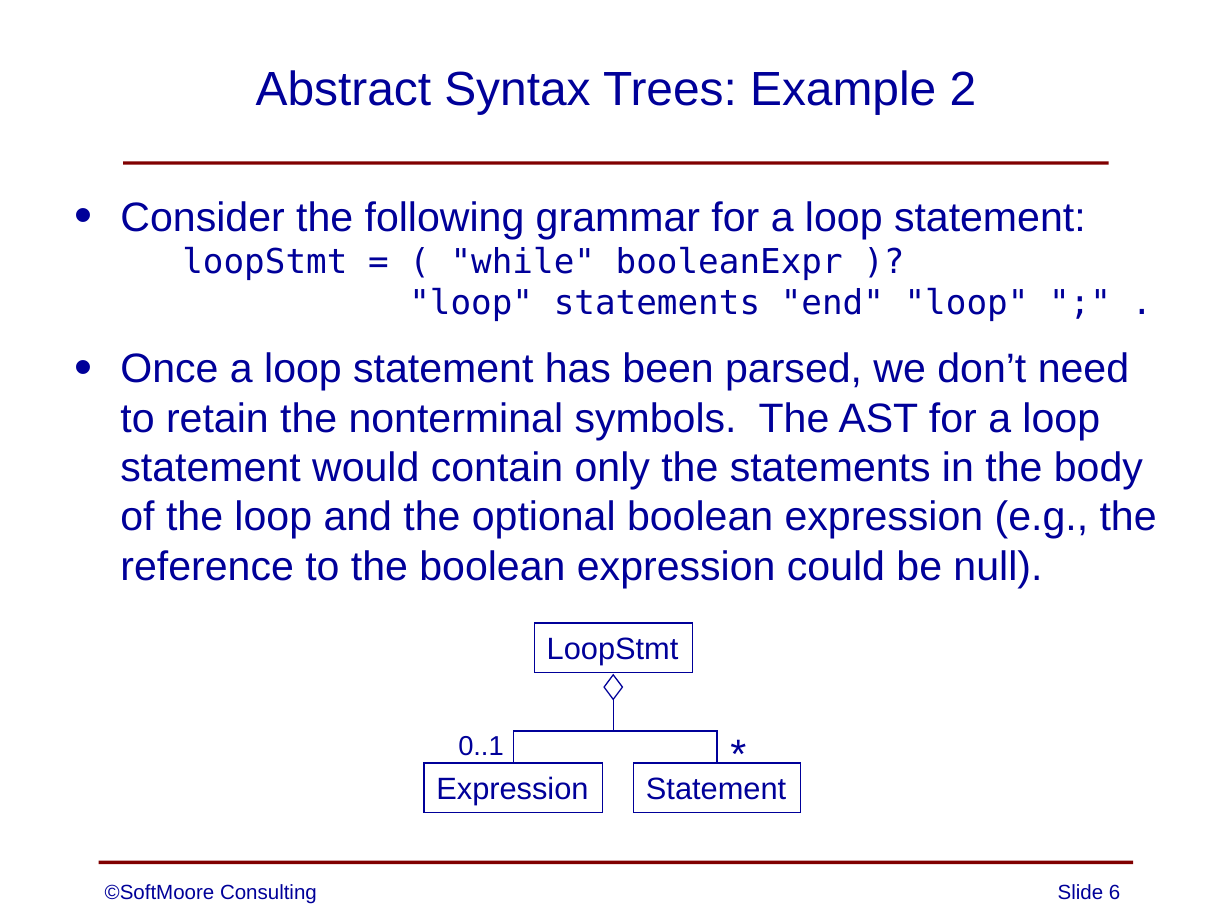
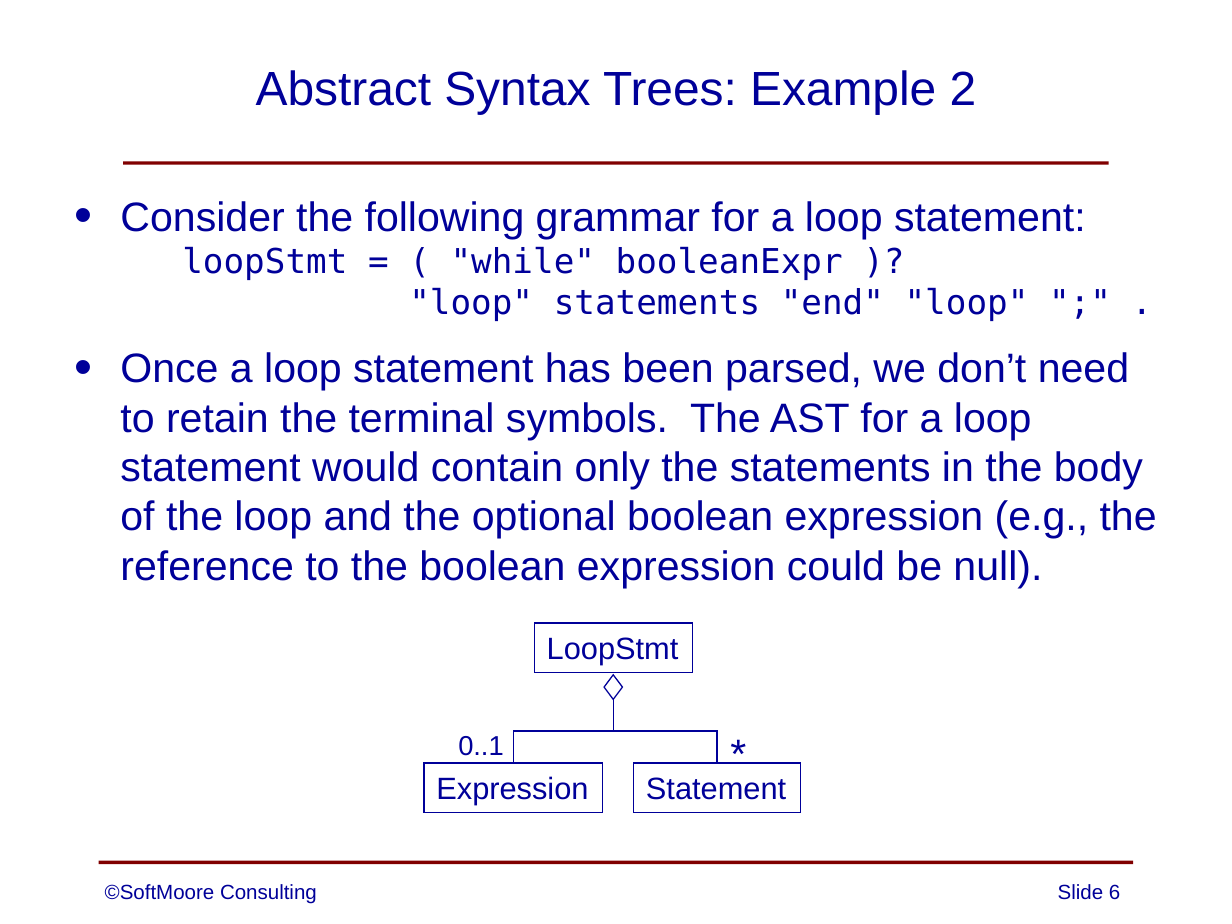
Before and after one commit to SoftMoore/CPRL-Kt, a slide deck: slide 6 of PowerPoint Slides/08 - Abstract Syntax Trees.pptx. Drawn at 1232x924 pixels with LibreOffice and Linux fonts; fonts in the diff are those of the drawing. Boxes give left, top, right and bottom in pixels: in the first picture for what was removed or moved away, otherwise in the second. Text is boxed around its words. In the diff, an @@ line names an element or a change of style, - is before the commit and + after.

Commit message:
minor change to one slide

```diff
--- a/PowerPoint Slides/08 - Abstract Syntax Trees.pptx
+++ b/PowerPoint Slides/08 - Abstract Syntax Trees.pptx
@@ text at bbox=[120, 352, 1157, 588]: text changed @@
-• Once a loop statement has been parsed, we don’t need to retain the nonterminal symbols. The AST for a loop statement would contain only the statements in the body of the loop and the optional boolean expression (e.g., the reference to the boolean expression could be null).
+• Once a loop statement has been parsed, we don’t need to retain the terminal symbols. The AST for a loop statement would contain only the statements in the body of the loop and the optional boolean expression (e.g., the reference to the boolean expression could be null).
```
